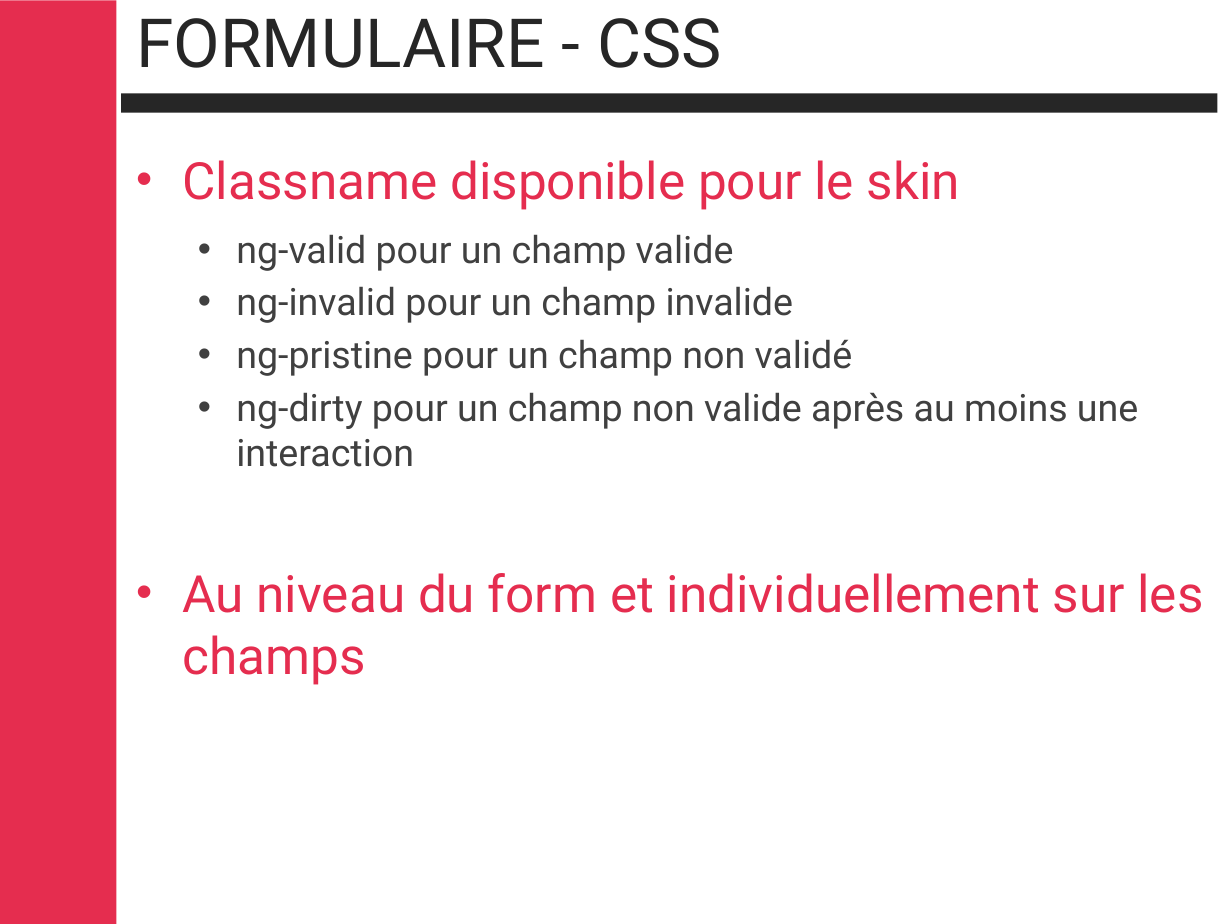
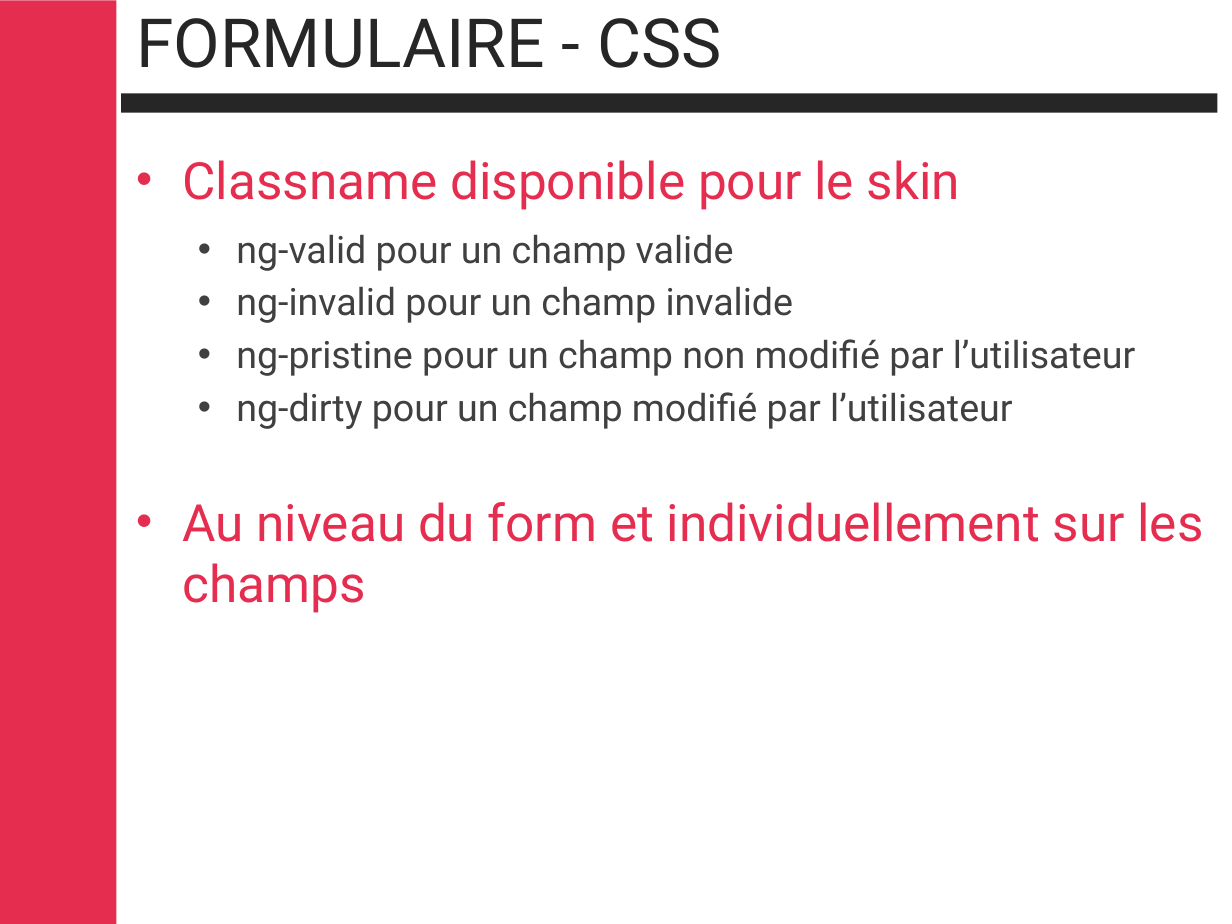
Before and after one commit to cbalit/handson-angular, a slide deck: slide 51 of Angular.pptx (slide 40 before the commit). Drawn at 1232x924 pixels with LibreOffice and Linux fonts; fonts in the diff are those of the drawing; background and template pictures are left out. Boxes give left, top, right and bottom in pixels: in the first picture for what was removed or moved away, otherwise in the second. Text is boxed around its words. In the diff, an @@ line names an element or a change of style, - is before the commit and + after.

```diff
--- a/Angular.pptx
+++ b/Angular.pptx
@@ text at (x1=236, y1=339, x2=1135, y2=429): text changed @@
-  • ng-pristine pour un champ non validé
-  • ng-dirty pour un champ non valide après au moins une interaction
+  • ng-pristine pour un champ non modifié par l’utilisateur
+  • ng-dirty pour un champ modifié par l’utilisateur
```
Also in this commit, not shown: 23 other slides changed, 57 slides added, 14 slides removed.
